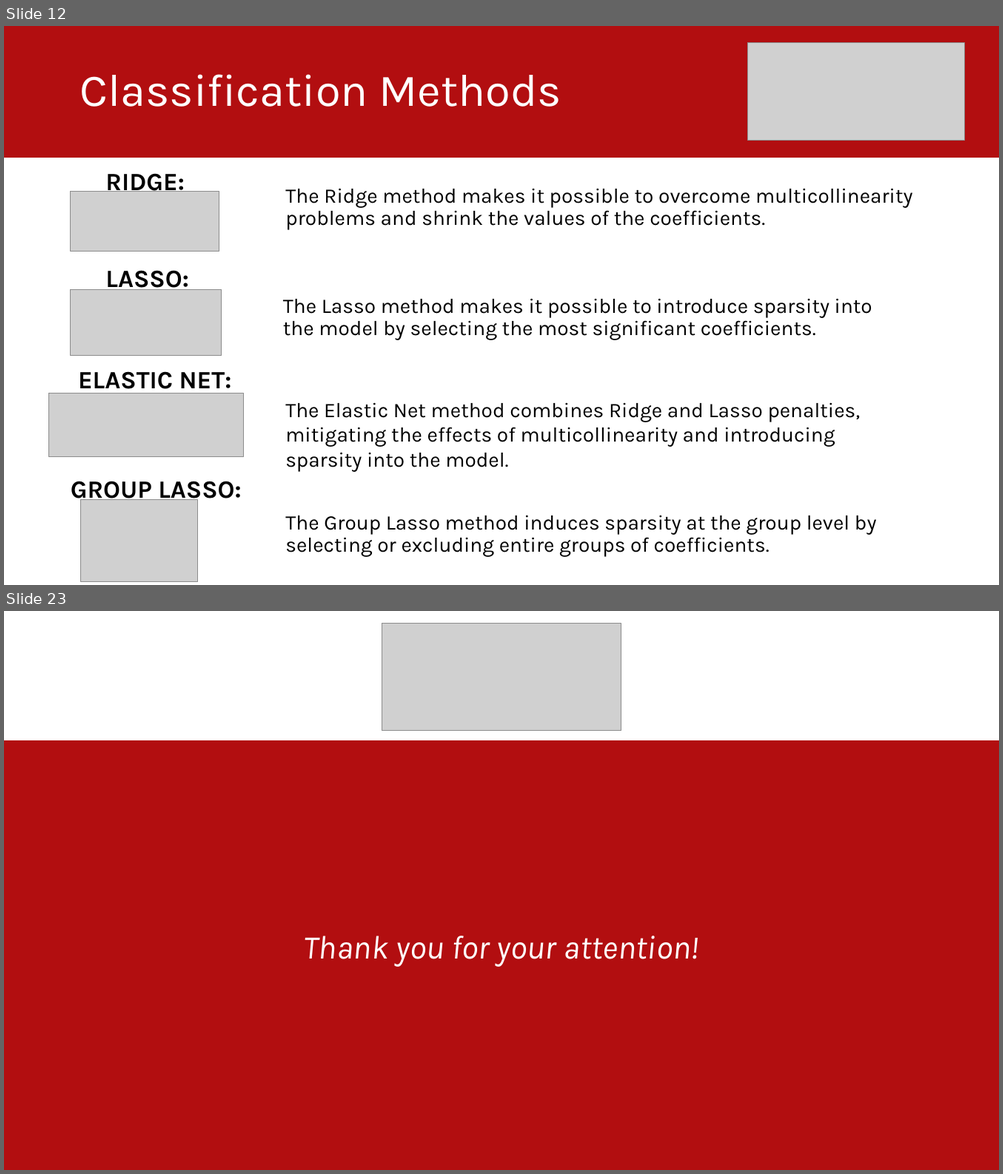
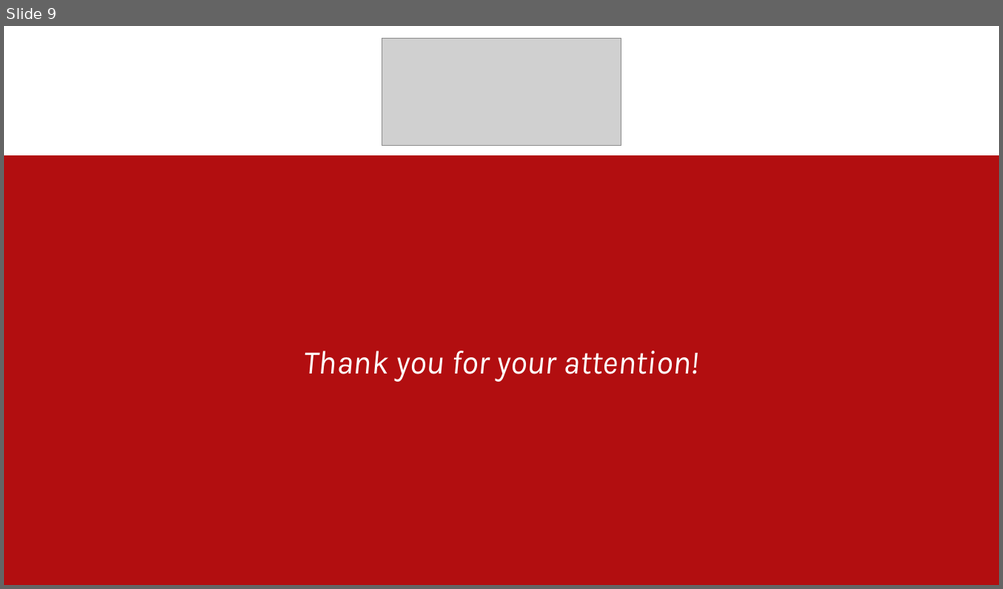
Before and after one commit to lucavarotto/vinted-scraper-and-business-analysis, a slide deck: Presentazione.pptx. Shown one above the other, each under a label of ours: slides 12 and 23 before the commit, slide 9 after it; the slides between them are not shown. The pictures are 1003x1174 and 1003x589 pixels, drawn with LibreOffice and Linux fonts; fonts in the diff are those of the drawing; grey boxes stand for pictures. Boxes give left, top, right and bottom in pixels: in the first picture for what was removed or moved away, otherwise in the second. Text is boxed around its words. In the diff, an @@ line names an element or a change of style, - is before the commit and + after.

```diff
--- a/Presentazione.pptx
+++ b/Presentazione.pptx
@@ slide 12 removed at bbox=[4, 26, 999, 585], background #FFFFFF @@
@@ rectangle removed at bbox=[4, 26, 999, 157] @@
@@ picture removed at bbox=[748, 43, 965, 140] @@
@@ title removed at bbox=[79, 74, 560, 107] @@
-Classification Methods
@@ text removed at bbox=[105, 173, 184, 192] @@
-RIDGE:
@@ picture removed at bbox=[71, 192, 219, 251] @@
@@ text removed at bbox=[285, 188, 912, 230] @@
-The Ridge method makes it possible to overcome multicollinearity problems and shrink the values of the coefficients.
@@ picture removed at bbox=[71, 289, 221, 356] @@
@@ text removed at bbox=[105, 270, 188, 294] @@
-LASSO:
@@ text removed at bbox=[283, 298, 872, 340] @@
-The Lasso method makes it possible to introduce sparsity into the model by selecting the most significant coefficients.
@@ text removed at bbox=[78, 372, 232, 395] @@
-ELASTIC NET:
@@ picture removed at bbox=[48, 393, 244, 457] @@
@@ text removed at bbox=[285, 403, 860, 472] @@
-The Elastic Net method combines Ridge and Lasso penalties, mitigating the effects of multicollinearity and introducing sparsity into the model.
@@ text removed at bbox=[71, 481, 241, 505] @@
-GROUP LASSO:
@@ picture removed at bbox=[81, 500, 198, 582] @@
@@ text removed at bbox=[285, 515, 876, 557] @@
-The Group Lasso method induces sparsity at the group level by selecting or excluding entire groups of coefficients.
@@ what was slide 23 is now slide 9 @@
```
Also in this commit, not shown: 1 slide changed, 6 slides added, 19 other slides removed, 10 other files.
